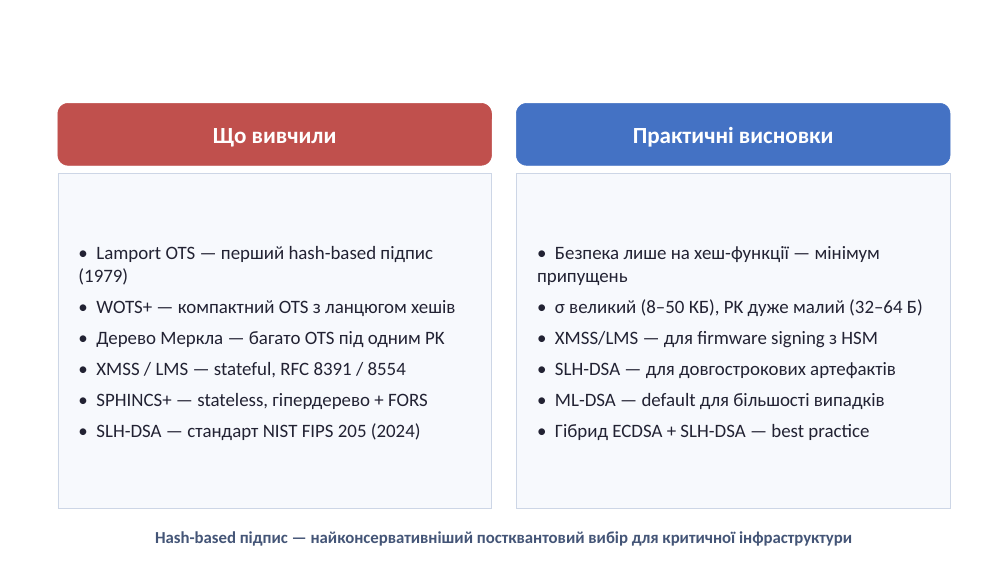
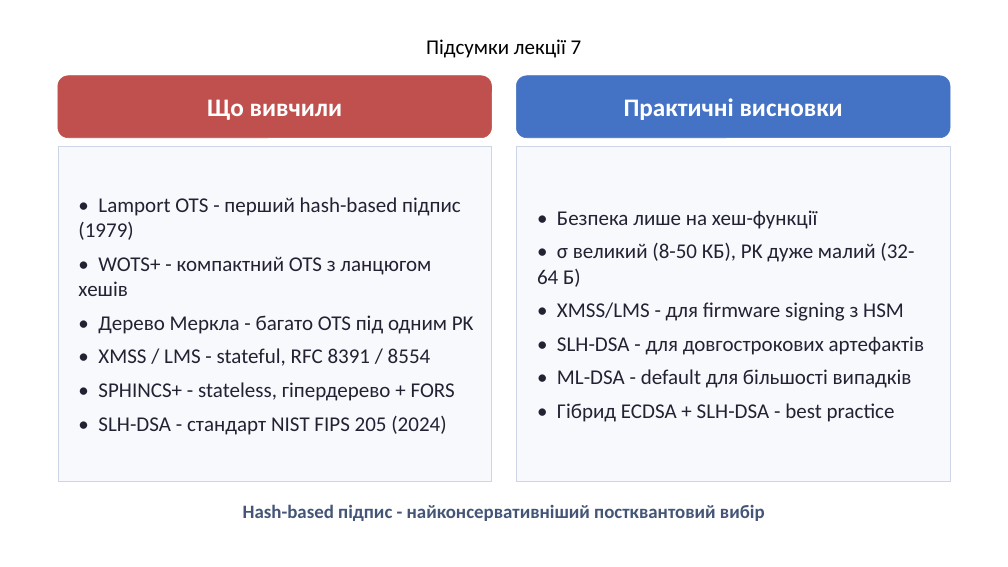
Before and after one commit to Andriykooo/ifntung-studies, a slide deck: slide 27 of Year 1/Постквантова криптографія/UA/2026/PPT/Презентація_7.pptx (slide 28 before the commit). Drawn at 1008x567 pixels with LibreOffice and Linux fonts; fonts in the diff are those of the drawing. Boxes give left, top, right and bottom in pixels: in the first picture for what was removed or moved away, otherwise in the second. Text is boxed around its words. In the diff, an @@ line names an element or a change of style, - is before the commit and + after.

Commit message:
feat(post-quantum-cryptography): update labs formatting. Fix lab and presentation

```diff
--- a/Year 1/Постквантова криптографія/UA/2026/PPT/Презентація_7.pptx
+++ b/Year 1/Постквантова криптографія/UA/2026/PPT/Презентація_7.pptx
@@ text added at [426, 39, 582, 58], 20 pt, text #000000 @@
+Підсумки лекції 7
@@ rounded rectangle "Що вивчили" at [58, 76, 492, 138]: size 22 to 24 pt @@
@@ rounded rectangle "Практичні висновки" at [516, 76, 951, 138]: size 22 to 24 pt @@
@@ 2 rectangles, 2 rounded rectangles: place and size @@
-2 rectangles, 2 rounded rectangles at [58, 104, 951, 509]
+2 rectangles, 2 rounded rectangles at [58, 76, 951, 481]
@@ text in rectangle at [78, 197, 474, 435]: text changed; size 18 to 20 pt @@
-• Lamport OTS — перший hash-based підпис (1979)
-• WOTS+ — компактний OTS з ланцюгом хешів
-• Дерево Меркла — багато OTS під одним PK
-• XMSS / LMS — stateful, RFC 8391 / 8554
-• SPHINCS+ — stateless, гіпердерево + FORS
-• SLH-DSA — стандарт NIST FIPS 205 (2024)
+• Lamport OTS - перший hash-based підпис (1979)
+• WOTS+ - компактний OTS з ланцюгом хешів
+• Дерево Меркла - багато OTS під одним PK
+• XMSS / LMS - stateful, RFC 8391 / 8554
+• SPHINCS+ - stateless, гіпердерево + FORS
+• SLH-DSA - стандарт NIST FIPS 205 (2024)
@@ text in rectangle at [537, 210, 924, 422]: text changed; size 18 to 20 pt @@
-• Безпека лише на хеш-функції — мінімум припущень
-• σ великий (8–50 КБ), PK дуже малий (32–64 Б)
-• XMSS/LMS — для firmware signing з HSM
-• SLH-DSA — для довгострокових артефактів
-• ML-DSA — default для більшості випадків
-• Гібрид ECDSA + SLH-DSA — best practice
+• Безпека лише на хеш-функції
+• σ великий (8-50 КБ), PK дуже малий (32-64 Б)
+• XMSS/LMS - для firmware signing з HSM
+• SLH-DSA - для довгострокових артефактів
+• ML-DSA - default для більшості випадків
+• Гібрид ECDSA + SLH-DSA - best practice
@@ text at [243, 504, 765, 521]: text changed; size 16 to 18 pt @@
-Hash-based підпис — найконсервативніший постквантовий вибір для критичної інфраструктури
+Hash-based підпис - найконсервативніший постквантовий вибір
```
Also in this commit, not shown: 24 other slides changed, 1 slide removed, 4 other files.
